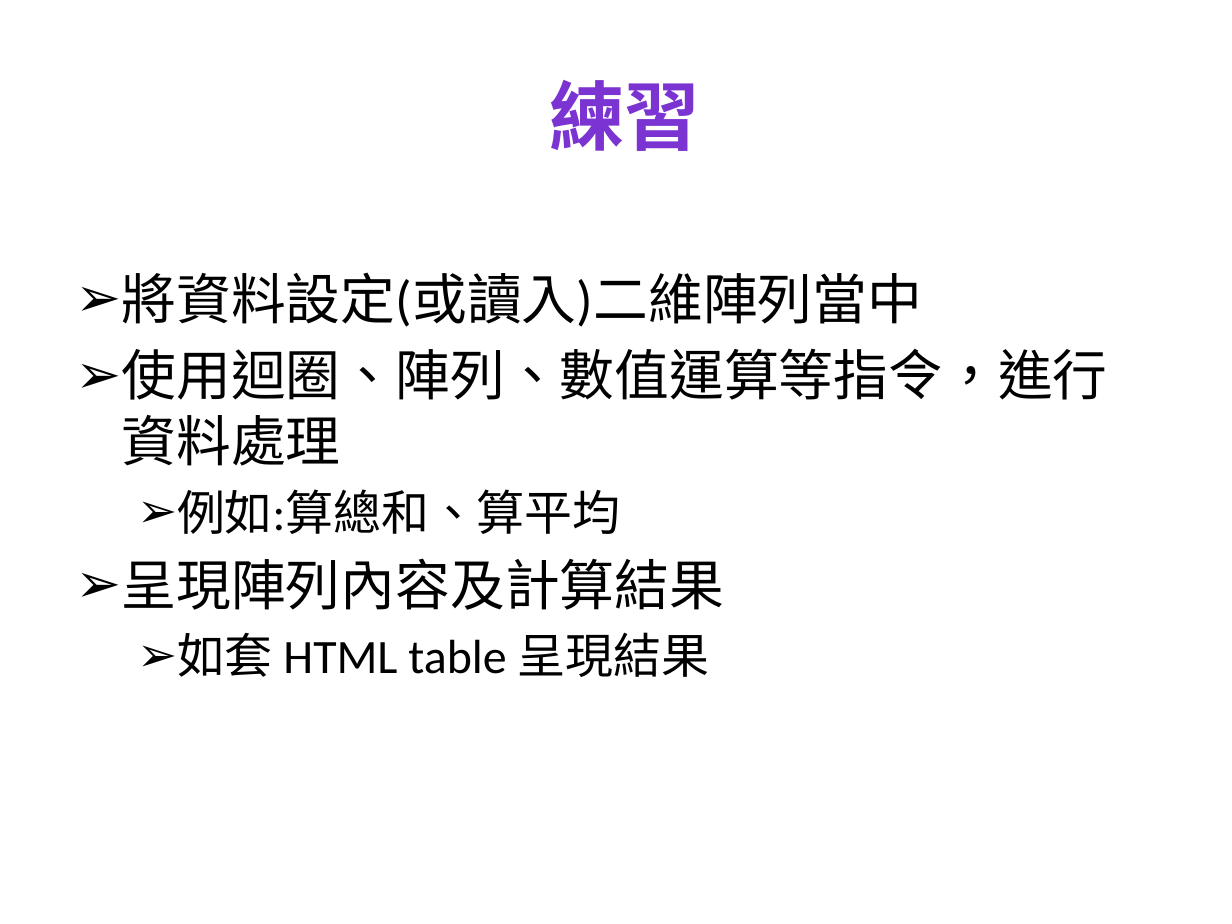
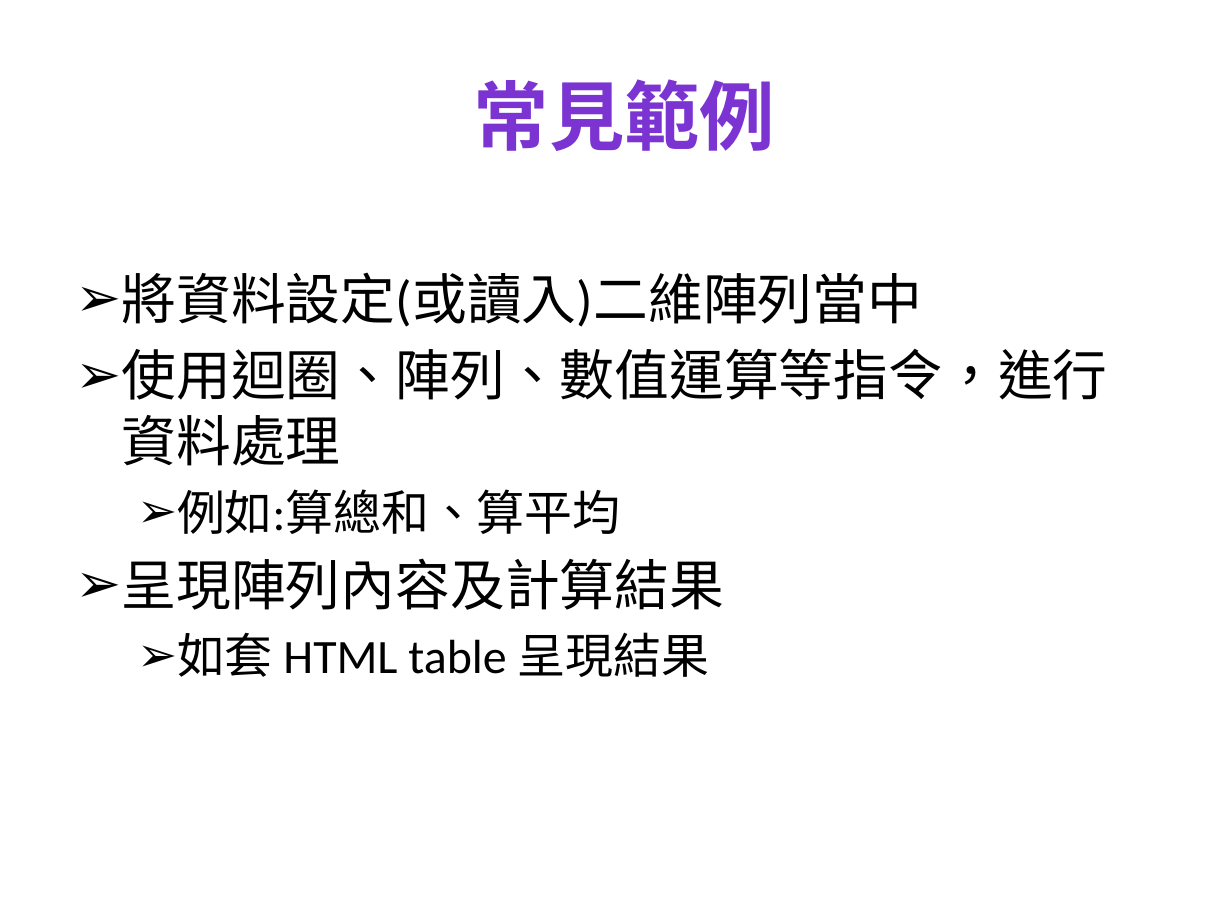
Before and after one commit to mos2718/W1, a slide deck: slide 15 of JS_Basic/array.pptx (slide 24 before the commit). Drawn at 1232x924 pixels with LibreOffice and Linux fonts; fonts in the diff are those of the drawing. Boxes give left, top, right and bottom in pixels: in the first picture for what was removed or moved away, otherwise in the second. Text is boxed around its words. In the diff, an @@ line names an element or a change of style, - is before the commit and + after.

```diff
--- a/JS_Basic/array.pptx
+++ b/JS_Basic/array.pptx
@@ title at [474, 79, 775, 151]: text changed @@
-練習
+常見範例
```
Also in this commit, not shown: 9 slides removed, 4 other files.
